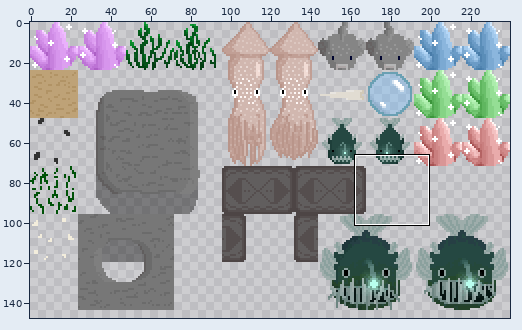
Two versions of one sprite sheet, Assets/Sprites/tile_map.png. The first picture is a wide view before the edit; the outline marks the close-up.
Close-up. Earlier state:
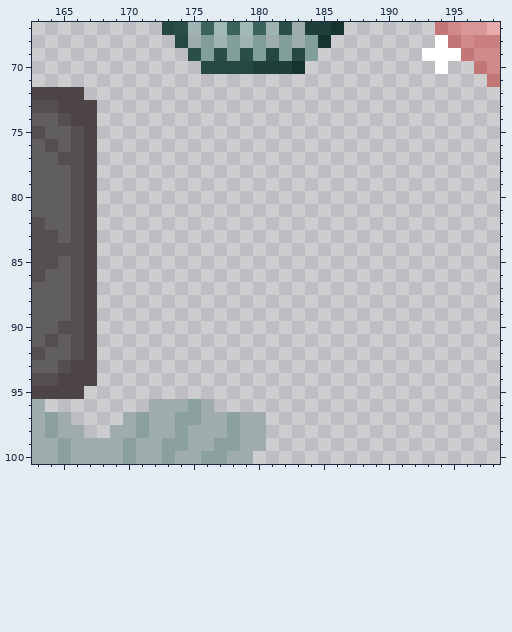
The file is 240x240 pixels. Pixels under 10% opacity are left out. Colours within 5 levels of each other are drawn and written as one. Shown: x 163..198, y 67..100. The wide view leaves out empty margins. The commit also changed other parts of the picture, which this record leaves out.
Once edited:
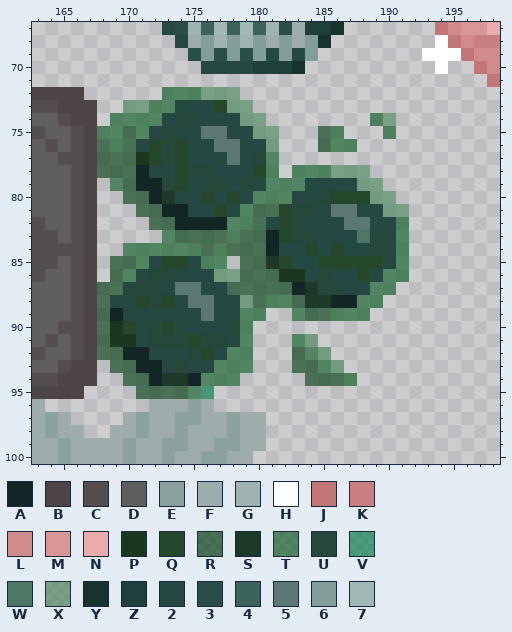
Palette (. is transparent): A #122725  B #4d4545  C #554e4e  D #615e5e  E #8ba19e  F #9eadab  G #9fb3b0  H #ffffff  J #c37676  K #c97f7f  L #d18a8a  M #d99696  N #e9abab  P #19381f  Q #25482c  R #003d11a3  S #1d3928  T #0d5d23a3  U #25483b  V #00804da3  W #4d7665  X #498759a3  Y #16332e  Z #1e3f3a  2 #254842  3 #2a4f48  4 #3b635c  5 #5b7875  6 #819e98  7 #a1b9b5
From old to new:
{"y":72,"x":173,"old":"......","new":"TTTXXX"}
{"y":73,"x":170,"old":"..........","new":"XXTT222QXX"}
{"y":74,"x":169,"old":"............","new":"TTTT2UU222XX"}
{"y":74,"x":189,"old":"..","new":"TX"}
{"y":75,"x":168,"old":"..............","new":"TTRT2U225522XX"}
{"y":75,"x":185,"old":"..","new":"RT"}
{"y":75,"x":190,"old":".","new":"T"}
{"y":76,"x":168,"old":"..............","new":"RTR2QUQ225522X"}
{"y":76,"x":185,"old":"...","new":"RTT"}
{"y":77,"x":168,"old":"..............","new":"RRRPQUQ22252UT"}
{"y":78,"x":168,"old":"..............","new":"RRRA22QUU222QT"}
{"y":78,"x":183,"old":"......","new":"TTTXXX"}
{"y":79,"x":169,"old":".....................","new":"TRAAUQ2UU2U2TTT2222XX"}
{"y":80,"x":170,"old":".....................","new":"RRAS22Q2Q2TTT22UQQQXX"}
{"y":81,"x":171,"old":".....................","new":"RRAA22Q2TRRQUU25522XX"}
{"y":82,"x":172,"old":"....................","new":"RRAAAATTR2QU2225522T"}
{"y":83,"x":173,"old":"...................","new":"TRRRRTRRAQUU222WU2T"}
{"y":84,"x":170,"old":"......................","new":"TTTTTTRTRRRA22Q2Q22U2T"}
{"y":85,"x":169,"old":".........","new":"RRT2QQ2TT"}
{"y":85,"x":179,"old":".............","new":"RRSQ22QQQQQ2T"}
{"y":86,"x":169,"old":".......................","new":"RT2UU222XXRRRPP2U22Q2TT"}
{"y":87,"x":168,"old":".......................","new":"RRUUU25522RRRRRASUU22TT"}
{"y":88,"x":168,"old":"......................","new":"R22QUQ25522XRTTRSSAATT"}
{"y":89,"x":168,"old":".............","new":"RA222222522TT"}
{"y":89,"x":183,"old":"......","new":"TRRTTT"}
{"y":90,"x":168,"old":"............","new":"RPQ2UQ2222UT"}
{"y":91,"x":168,"old":"............","new":"RPP2UUUQUU2T"}
{"y":91,"x":183,"old":"..","new":"TX"}
{"y":92,"x":168,"old":"............","new":"RRAA222UQ2TT"}
{"y":92,"x":183,"old":"...","new":"RTX"}
{"y":93,"x":169,"old":"...........","new":"RRAA2U22TTT"}
{"y":93,"x":183,"old":"....","new":"RRTX"}
{"y":94,"x":170,"old":".........","new":"RRASSATTT"}
{"y":94,"x":184,"old":"....","new":"RRRT"}
{"y":95,"x":171,"old":"......","new":"RRRRTV"}
{"label":"added","picture_box":[97,87,409,399]}
